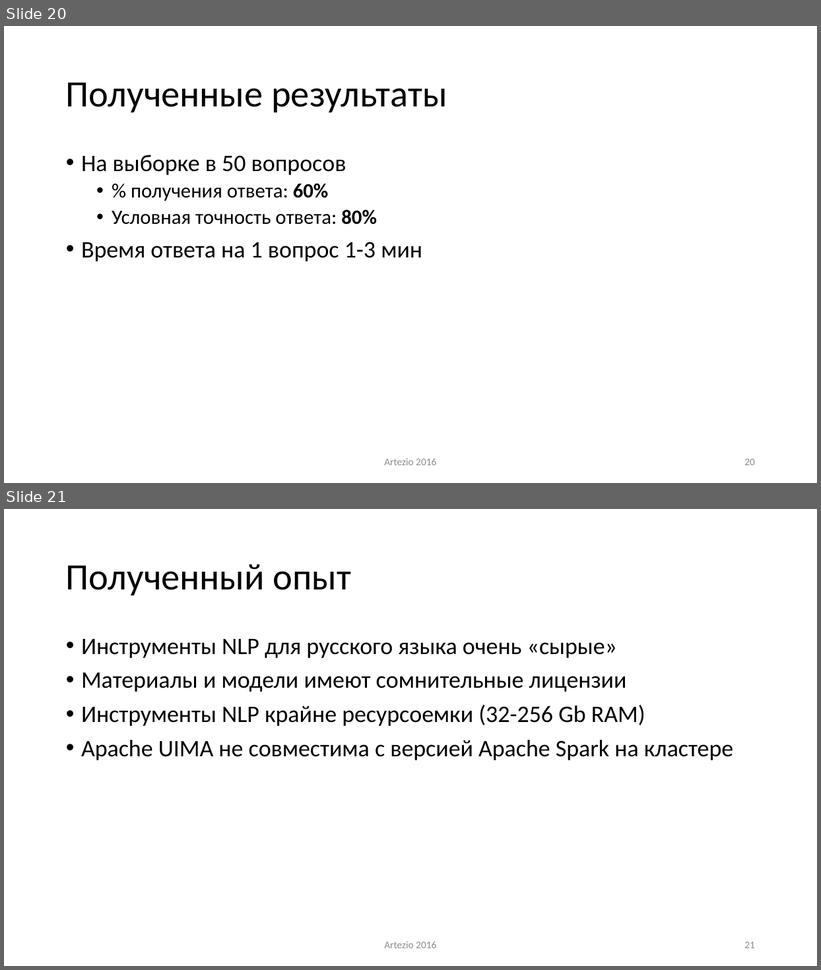
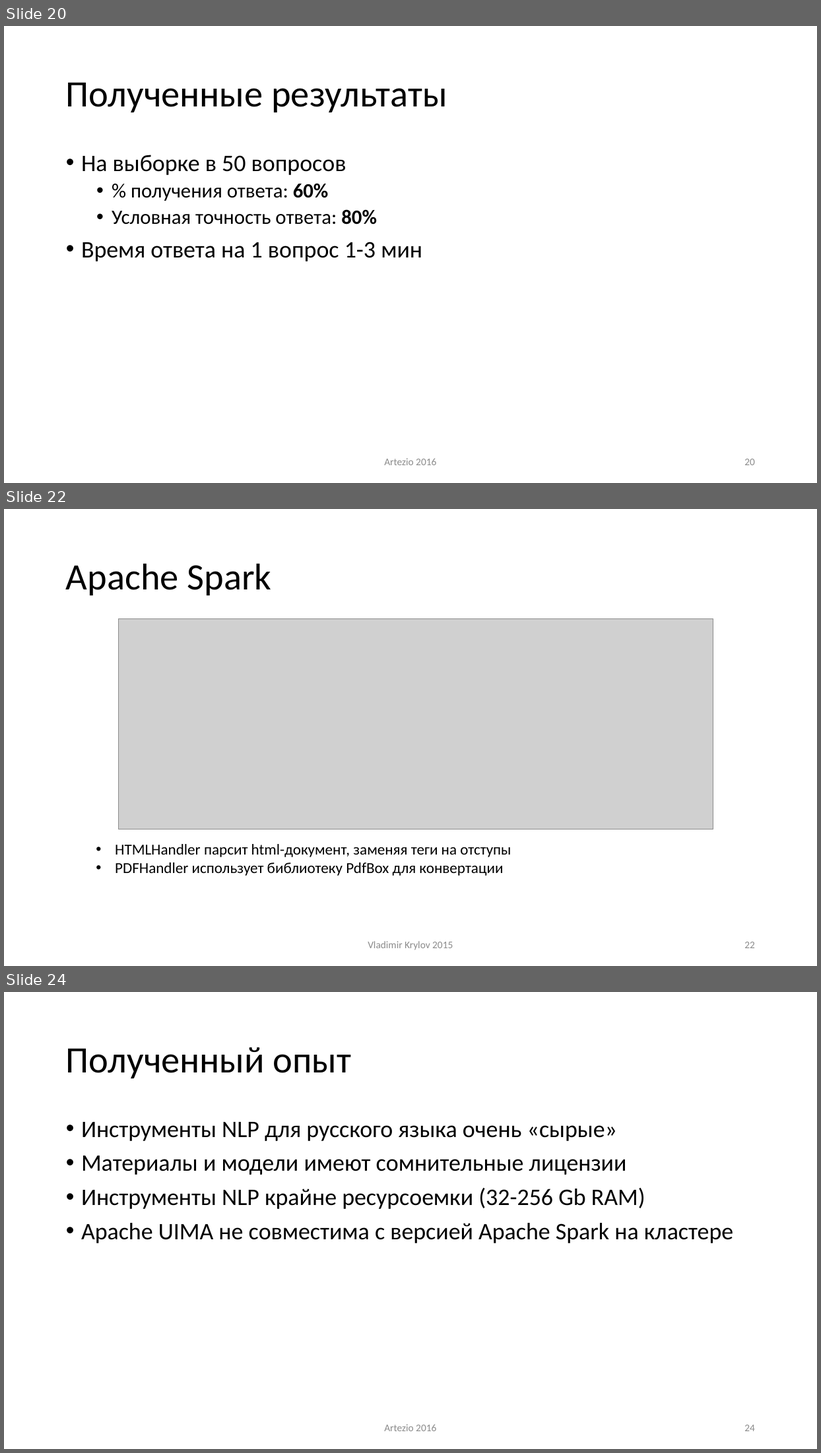
Before and after one commit to ike3/yodaqa, a slide deck: doc/Presentation.pptx. Shown one above the other, each under a label of ours: slides 20 and 21 before the commit, slides 20, 22 and 24 after it; the slides between them are not shown. The pictures are 821x970 and 821x1453 pixels, drawn with LibreOffice and Linux fonts; fonts in the diff are those of the drawing; grey boxes stand for pictures. Boxes give left, top, right and bottom in pixels: in the first picture for what was removed or moved away, otherwise in the second. Text is boxed around its words. In the diff, an @@ line names an element or a change of style, - is before the commit and + after.

Commit message:
[Презетация] Добавлены несколько слайдов об использовании Apache Spark

```diff
--- a/doc/Presentation.pptx
+++ b/doc/Presentation.pptx
@@ slide 22 added at <box>4,509,817,966</box>, background #FFFFFF @@
@@ title added at <box>66,563,272,595</box>, 44 pt, text #000000 @@
+Apache Spark
@@ picture added at <box>119,619,714,830</box> @@
@@ text added at <box>115,844,511,876</box>, 18 pt, text #000000 @@
+• HTMLHandler парсит html-документ, заменяя теги на отступы
+• PDFHandler использует библиотеку PdfBox для конвертации
@@ text added at <box>368,941,453,951</box>, 12 pt, text #8C8C8C @@
+Vladimir Krylov 2015
@@ page number added at <box>745,942,755,949</box>, 12 pt, text #8C8C8C @@
+22
@@ what was slide 21 is now slide 24 @@
@@ page number at <box>745,1425,755,1432</box>: text changed @@
-21
+24
```
Also in this commit, not shown: 2 slides changed, 2 other slides added.
